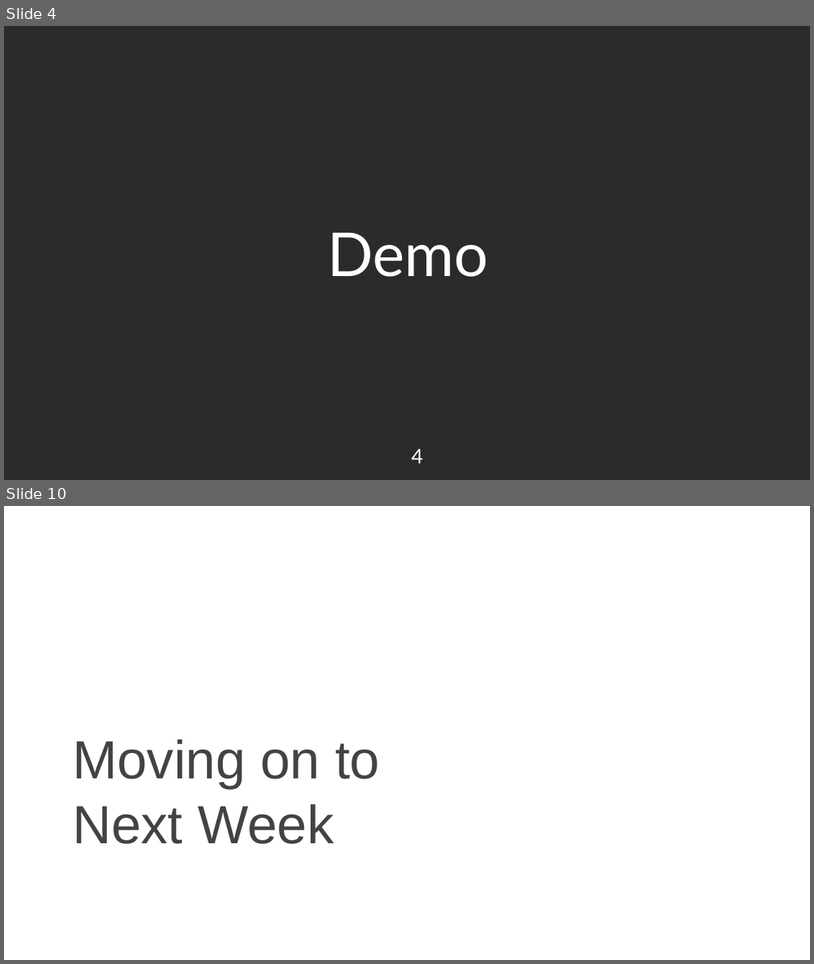
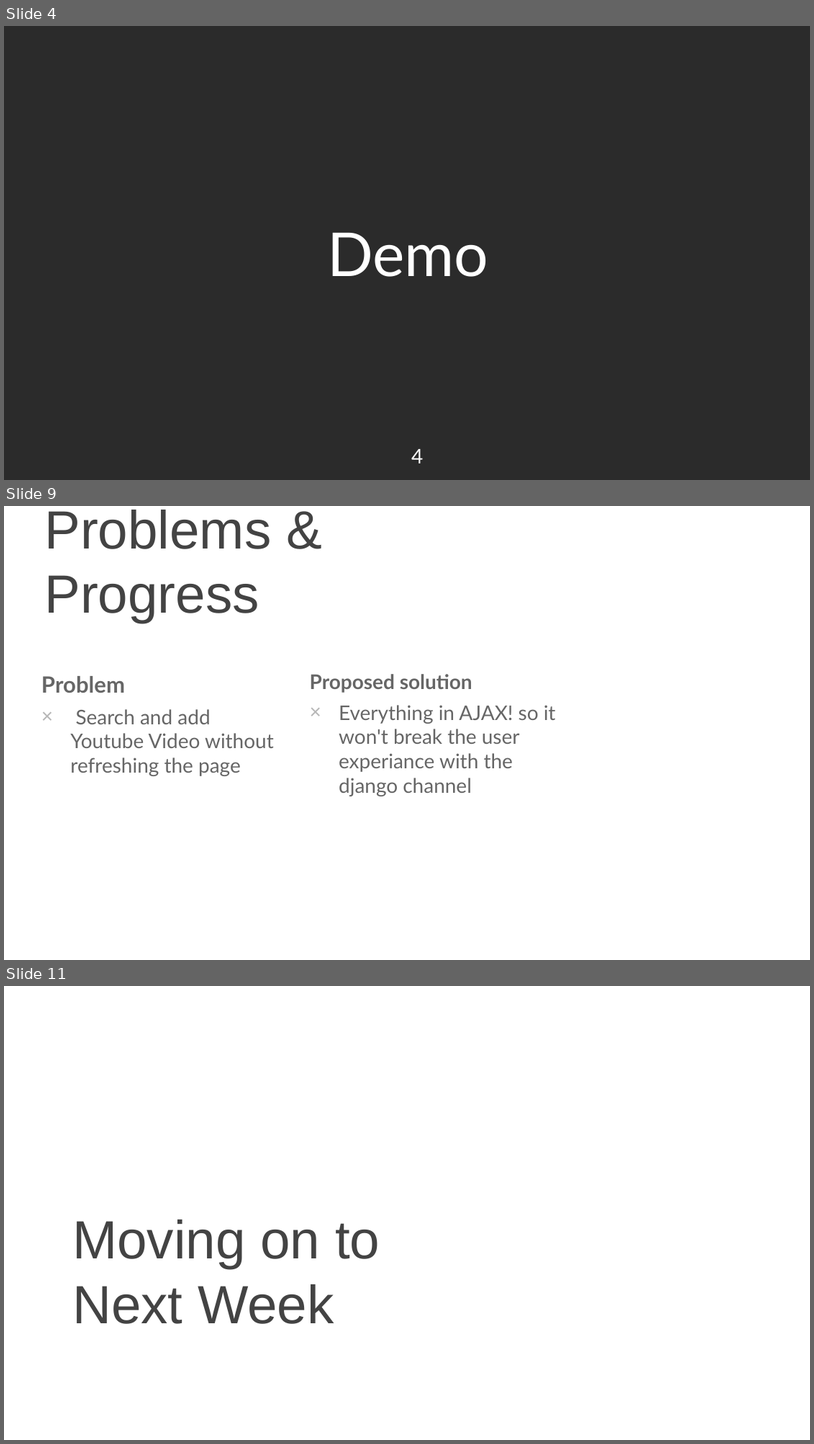
Before and after one commit to nkjack/17437-hot-pot-music-share, a slide deck: sprint-presentations/1119_WebApp_presentation.pptx. Shown one above the other, each under a label of ours: slides 4 and 10 before the commit, slides 4, 9 and 11 after it; the slides between them are not shown. The pictures are 814x964 and 814x1444 pixels, drawn with LibreOffice and Linux fonts; fonts in the diff are those of the drawing; background and template pictures are left out; a plain dark background stands for a picture behind light text. Boxes give left, top, right and bottom in pixels: in the first picture for what was removed or moved away, otherwise in the second. Text is boxed around its words. In the diff, an @@ line names an element or a change of style, - is before the commit and + after.

```diff
--- a/sprint-presentations/1119_WebApp_presentation.pptx
+++ b/sprint-presentations/1119_WebApp_presentation.pptx
@@ slide 9 added at (4,506,810,960), background picture (left out) @@
@@ title added at (44,510,271,623), 48 pt, text #434343 @@
+Problems & Progress
@@ text added at (41,676,274,776), 18 pt, text #666666 @@
+Problem
+× Search and add Youtube Video without refreshing the page
@@ text added at (310,674,556,796), 18 pt, text #666666 @@
+Proposed solution
+× Everything in AJAX! so it won't break the user experiance with the django channel
@@ page number added at (751,918,800,952), 18 pt, text #FFFFFF @@
+9
@@ what was slide 10 is now slide 11 @@
```
Also in this commit, not shown: 4 slides changed, 4 other slides added, 4 slides removed, 5 other files.
